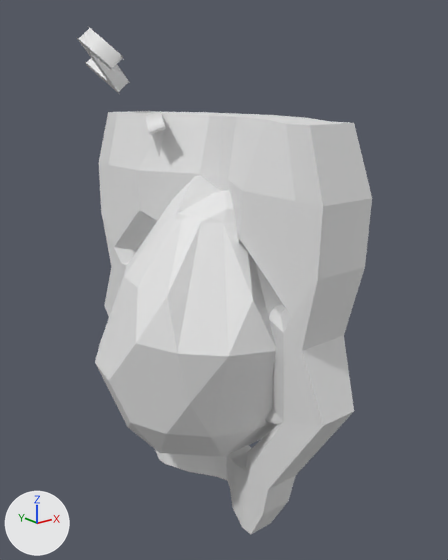
The OBJ model Assets/Models/mask.obj: old version first, new version second.
Before and after are seen from a camera (50 mm lens) standing at (-4.33, -5.74, 3.01) and looking at (0.23, -0.04, 0.73). Every picture has the same lights, and +X, +Y and +Z are marked at lower left. Where no turn or scale is listed for an object, it has been applied to the vertices.

Names of what the first picture shows: 'Cylinder.001', 'Text', 'Text.001', 'mask'.
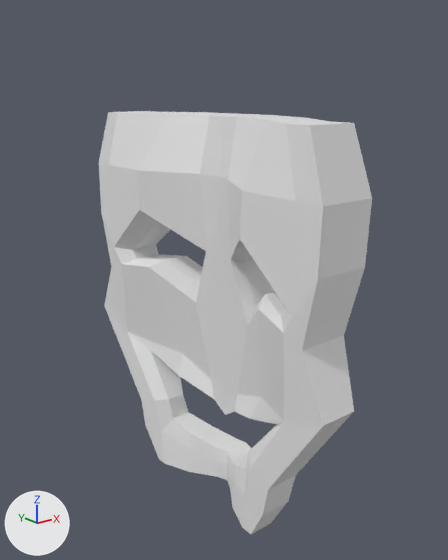
Commit message: correct mask obj model's content

What differs and where, as boxes [x1, y1, x2, y2] in the pictures (448 x 560 px):
'Cylinder.001', deleted
    before: [95, 176, 283, 457]
'Text.001', deleted
    before: [76, 26, 130, 93]
'Text', deleted
    before: [146, 111, 166, 157]

What changed in the scene script:
```text
Remove ob_cylinder_001:
    ob_cylinder_001 = bpy.data.objects.new('Cylinder.001', me_cylinder_001)
    ob_cylinder_001.location = (0.0, 0.0, 0.0)
Remove ob_text:
    ob_text = bpy.data.objects.new('Text', me_text)
    ob_text.location = (0.0, 0.0, 0.0)
Remove ob_text_001:
    ob_text_001 = bpy.data.objects.new('Text.001', me_text_001)
    ob_text_001.location = (0.0, 0.0, 0.0)
```
